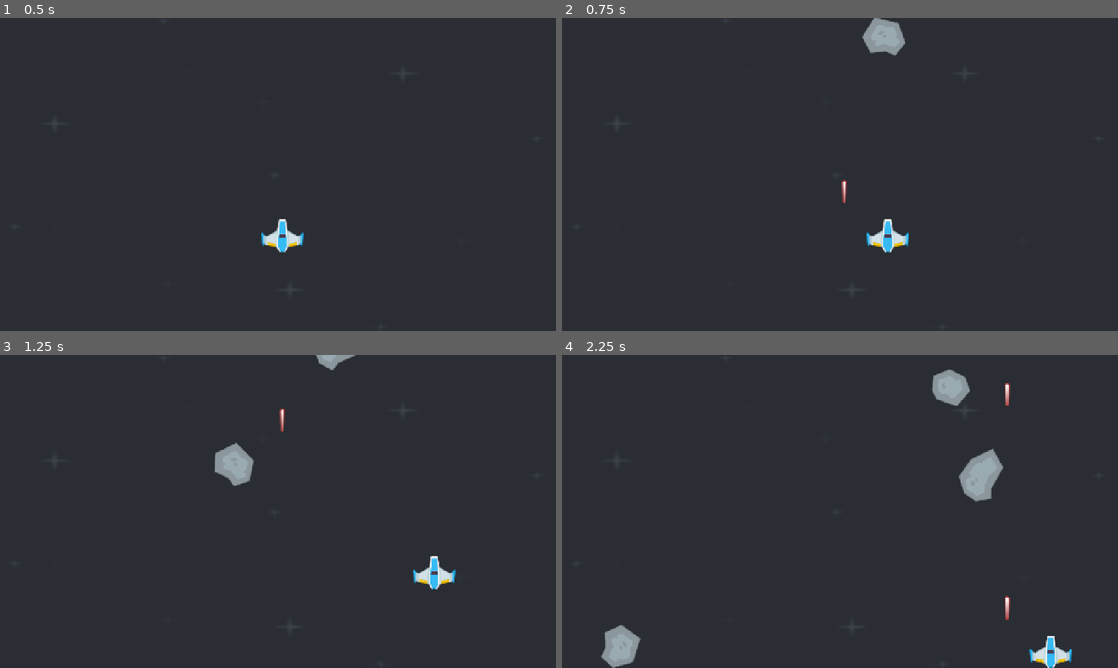
Above: before the commit, frames 1-4 (two rows, left to right).
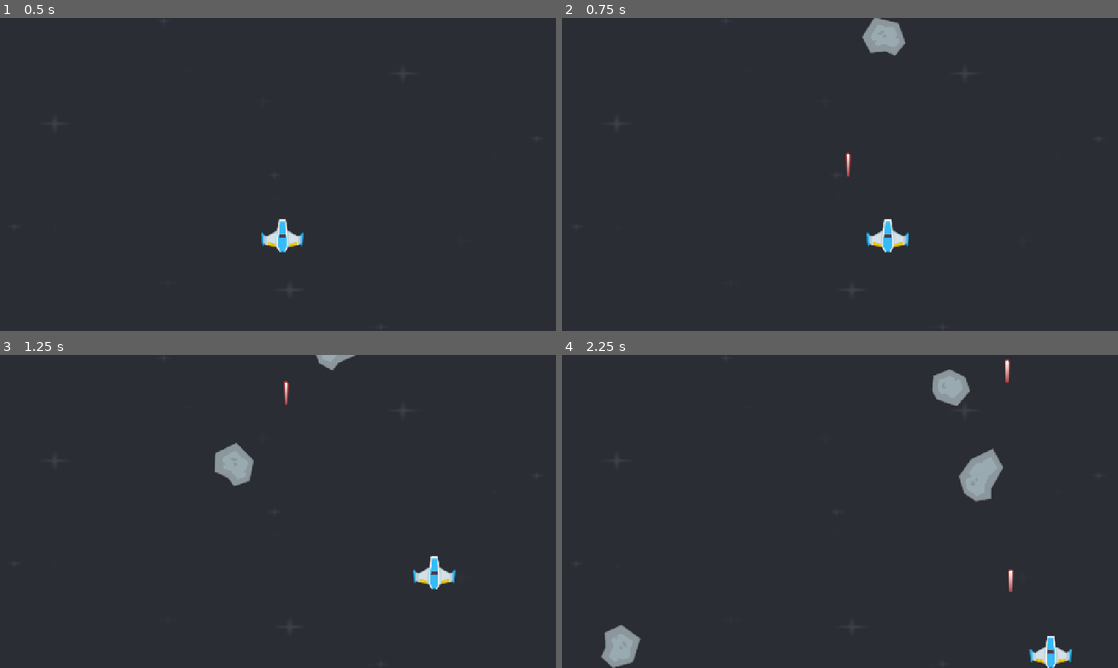
Above: after the commit, the same moments.

Repository: FrancescoRom/GodotSpacegame
Game: Godot game, scene res://scenes/level.tscn
Two runs of this game, one before a commit and one after it. Both use one fixed random seed, a clock stepped at 60 frames per second and the inputs below.
Inputs:
- Up to frame 1 (0.5 s): no input
- Up to frame 2 (0.75 s): tap Enter at 0.5 s; hold D (right) from 0.53 s (still down); hold Space (shoot) from 0.53 s (still down)
- Up to frame 3 (1.25 s): keep holding D (right); keep holding Space (shoot)
- Up to frame 4 (2.25 s): release D (right) at 1.28 s; release Space (shoot) at 1.28 s; hold S (down) 1.28-2.03 s; tap Space (shoot) at 1.35 s; hold D (right) from 2.03 s (still down); hold Space (shoot) from 2.03 s (still down)

Frame 1 is identical in both runs. In frame 2, 0.1% of the frame differs, in the area x 50-52%, y 42-60%; in frame 3, 0.1%; in frame 4, 0.3%, in the area x 79-82%, y 1-85%.

Commit message:
added better shooting logic

Diff:
--- a/project.godot
+++ b/project.godot
@@ -50,6 +50,13 @@
 ]
 }
 
+[layer_names]
+
+2d_render/layer_1="Player"
+2d_render/layer_2="Meteor"
+2d_render/layer_3="Walls"
+2d_render/layer_4="Laser"
+
 [physics]
 
 3d/physics_engine="Jolt Physics"
--- a/scenes/laser.tscn
+++ b/scenes/laser.tscn
@@ -1,6 +1,6 @@
 [gd_scene format=3 uid="uid://c4070odhqj1jb"]
 
-[ext_resource type="Script" uid="uid://bewjowsona3h5" path="res://scenes/laser.gd" id="1_6vqwg"]
+[ext_resource type="Script" uid="uid://bje8n36f8kofs" path="res://scripts/laser.gd" id="1_6vqwg"]
 [ext_resource type="Texture2D" uid="uid://c75uq7037qgu5" path="res://SpaceShooterRedux/PNG/Lasers/laserRed16.png" id="1_fn5yt"]
 
 [sub_resource type="CapsuleShape2D" id="CapsuleShape2D_6nexg"]
@@ -8,6 +8,8 @@
 height = 54.0
 
 [node name="Laser" type="Area2D" unique_id=1797091990]
+collision_layer = 8
+collision_mask = 2
 script = ExtResource("1_6vqwg")
 
 [node name="RedLaser" type="Sprite2D" parent="." unique_id=1189562715]
@@ -16,8 +18,4 @@
 [node name="CollisionShape2D" type="CollisionShape2D" parent="." unique_id=609158154]
 shape = SubResource("CapsuleShape2D_6nexg")
 
-[node name="VisibleOnScreenNotifier2D" type="VisibleOnScreenNotifier2D" parent="." unique_id=62849820]
-rect = Rect2(-6, -27, 12, 54)
-
 [connection signal="body_exited" from="." to="." method="_on_body_exited"]
-[connection signal="screen_exited" from="VisibleOnScreenNotifier2D" to="." method="_on_visible_on_screen_notifier_2d_screen_exited"]
--- a/scenes/level.tscn
+++ b/scenes/level.tscn
@@ -23,10 +23,12 @@
 
 [node name="Player" parent="." unique_id=1543774411 instance=ExtResource("2_vonw3")]
 position = Vector2(644, 520)
+speed = 500
 
 [node name="Borders" type="Node2D" parent="." unique_id=1607345417]
 
 [node name="StaticBody2D" type="StaticBody2D" parent="Borders" unique_id=1345743444]
+collision_layer = 4
 
 [node name="RightWall" type="CollisionShape2D" parent="Borders/StaticBody2D" unique_id=409622812]
 position = Vector2(1291, 360)
@@ -37,6 +39,7 @@
 shape = SubResource("RectangleShape2D_6nexg")
 
 [node name="StaticBody2D2" type="StaticBody2D" parent="Borders" unique_id=2073960102]
+collision_layer = 4
 
 [node name="BottomWall" type="CollisionShape2D" parent="Borders/StaticBody2D2" unique_id=2146774662]
 position = Vector2(642.25, 730)
@@ -52,4 +55,7 @@
 
 [node name="Meteors" type="Node2D" parent="." unique_id=94286204]
 
+[node name="Lasers" type="Node2D" parent="." unique_id=902170224]
+
+[connection signal="laser" from="Player" to="." method="_on_player_laser"]
 [connection signal="timeout" from="MeteorTimer" to="." method="_on_meteor_timer_timeout"]
--- a/scenes/meteor.tscn
+++ b/scenes/meteor.tscn
@@ -1,10 +1,12 @@
 [gd_scene format=3 uid="uid://cc5r8u42x856g"]
 
-[ext_resource type="Script" uid="uid://dpsxreu0s0k3o" path="res://scenes/meteor.gd" id="1_ohe0j"]
+[ext_resource type="Script" uid="uid://dpsxreu0s0k3o" path="res://scripts/meteor.gd" id="1_ohe0j"]
 
 [sub_resource type="CircleShape2D" id="CircleShape2D_6nexg"]
 
 [node name="Meteor" type="Area2D" unique_id=835730005]
+collision_layer = 2
+collision_mask = 9
 script = ExtResource("1_ohe0j")
 
 [node name="MeteorImage" type="Sprite2D" parent="." unique_id=1383661651]
--- a/scenes/player.tscn
+++ b/scenes/player.tscn
@@ -1,9 +1,10 @@
 [gd_scene format=3 uid="uid://dlpepciio623v"]
 
 [ext_resource type="Texture2D" uid="uid://sk304mdh16j5" path="res://SpaceShooterRedux/PNG/playerShip1_blue.png" id="1_4flbx"]
-[ext_resource type="Script" uid="uid://dyx3f38lfrh8r" path="res://scenes/player.gd" id="1_onrkg"]
+[ext_resource type="Script" uid="uid://dyx3f38lfrh8r" path="res://scripts/player.gd" id="1_onrkg"]
 
 [node name="Player" type="CharacterBody2D" unique_id=1969054748]
+collision_mask = 6
 script = ExtResource("1_onrkg")
 
 [node name="PlayerImage" type="Sprite2D" parent="." unique_id=1783676117]
@@ -12,3 +13,12 @@
 [node name="CollisionShape2D" type="CollisionPolygon2D" parent="." unique_id=1345742907]
 position = Vector2(2, 9)
 polygon = PackedVector2Array(5, -47, 10, -20, 34, -7, 38, -9, 43, -15, 46, -14, 48, -11, 44, 16, 41, 15, 39, 12, 34, 15, 12, 18, 6, 29, -10, 28, -16, 18, -39, 14, -44, 11, -44, 15, -48, 15, -51, -14, -48, -16, -45, -14, -44, -9, -38, -7, -14, -21, -10, -47)
+
+[node name="LaserStartPos" type="Marker2D" parent="." unique_id=1762842196]
+position = Vector2(0, -63)
+
+[node name="LaserTimer" type="Timer" parent="." unique_id=460543623]
+wait_time = 0.4
+one_shot = true
+
+[connection signal="timeout" from="LaserTimer" to="." method="_on_laser_timer_timeout"]
--- a/scripts/laser.gd
+++ b/scripts/laser.gd
@@ -1,12 +1,7 @@
 extends Area2D
 
+@export var speed: int = 500
 
-@export var speed := 500
-
-func _physics_process(delta: float) -> void:
+# Called every frame. 'delta' is the elapsed time since the previous frame.
+func _process(delta: float) -> void:
 	position.y -= speed * delta
-
-
-func _on_visible_on_screen_notifier_2d_screen_exited() -> void:
-	print("laser left the screen")
-	queue_free()
--- a/scripts/level.gd
+++ b/scripts/level.gd
@@ -3,9 +3,16 @@
 
 # load the scene
 var meteor_scene: PackedScene = load ("res://scenes/meteor.tscn")
+var laser_scene: PackedScene = load ("res://scenes/laser.tscn")
 
 func _on_meteor_timer_timeout() -> void:
+	var meteor = meteor_scene.instantiate()
+	$Meteors.add_child(meteor)
 
-	var meteor = meteor_scene.instantiate()
 
-	$Meteors.add_child(meteor)
+
+func _on_player_laser(pos) -> void:
+	var laser = laser_scene.instantiate()
+	$Lasers.add_child(laser)
+	laser.global_position = pos
+	print("laser shot")
--- a/scripts/player.gd
+++ b/scripts/player.gd
@@ -1,27 +1,25 @@
 extends CharacterBody2D
 
-@export var speed: int = 500
-var laser_scene: PackedScene = load ("res://scenes/laser.tscn")
+@export var speed := 500
+
+signal laser(pos)
+var can_shoot: bool = true
 
 # Called when the node enters the scene tree for the first time.
 func _ready():
 	position = Vector2(650, 500)
 
-func _unhandled_input(event: InputEvent) -> void:
-	if event.is_action_pressed("shoot"):
-		shoot()
-		print("laser shot")
-
 # Called every frame. 'delta' is the elapsed time since the previous frame.
-func _process(delta):
+func _physics_process(_delta: float) -> void:
 	var direction = Input.get_vector("left", "right", "up", "down")
 	velocity = direction * speed
 	move_and_slide()
 
-func shoot() -> void:
+	if Input.is_action_just_pressed("shoot") and can_shoot:
+		laser.emit($LaserStartPos.global_position)
+		can_shoot = false
+		$LaserTimer.start()
 
-	var laser = laser_scene.instantiate()
 
-	get_tree().current_scene.add_child(laser)
-	# position to spaceships current pos
-	laser.global_position = global_position
+func _on_laser_timer_timeout() -> void:
+	can_shoot = true
Not shown, changed: scripts/laser.gd.uid
